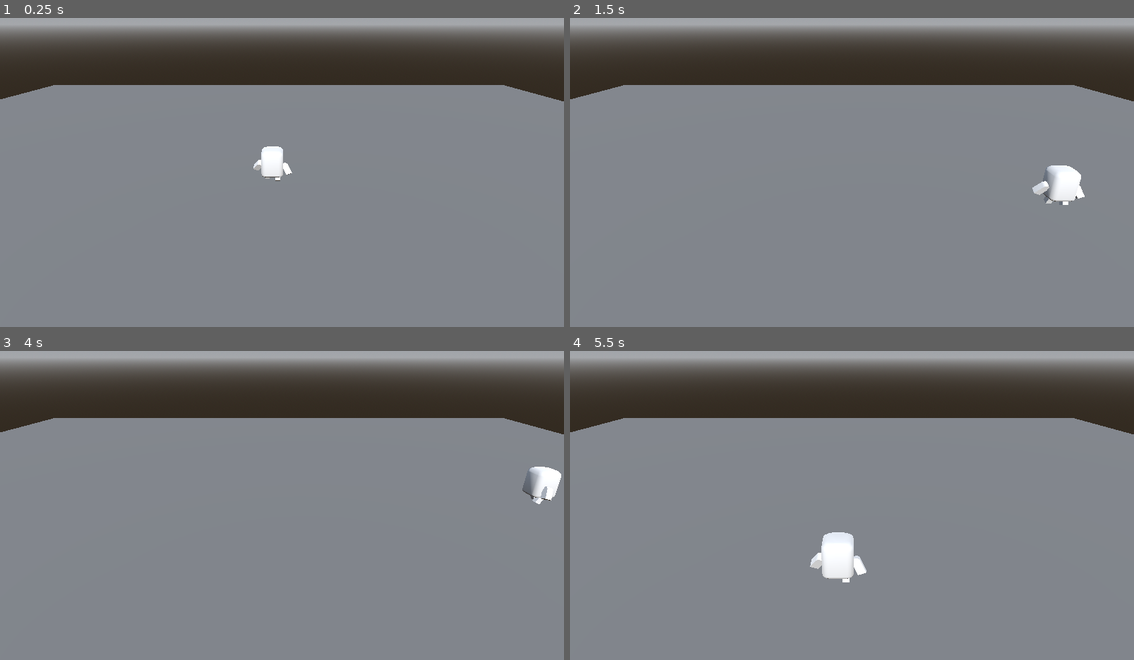
Above: before the commit, frames 1-4 (two rows, left to right).
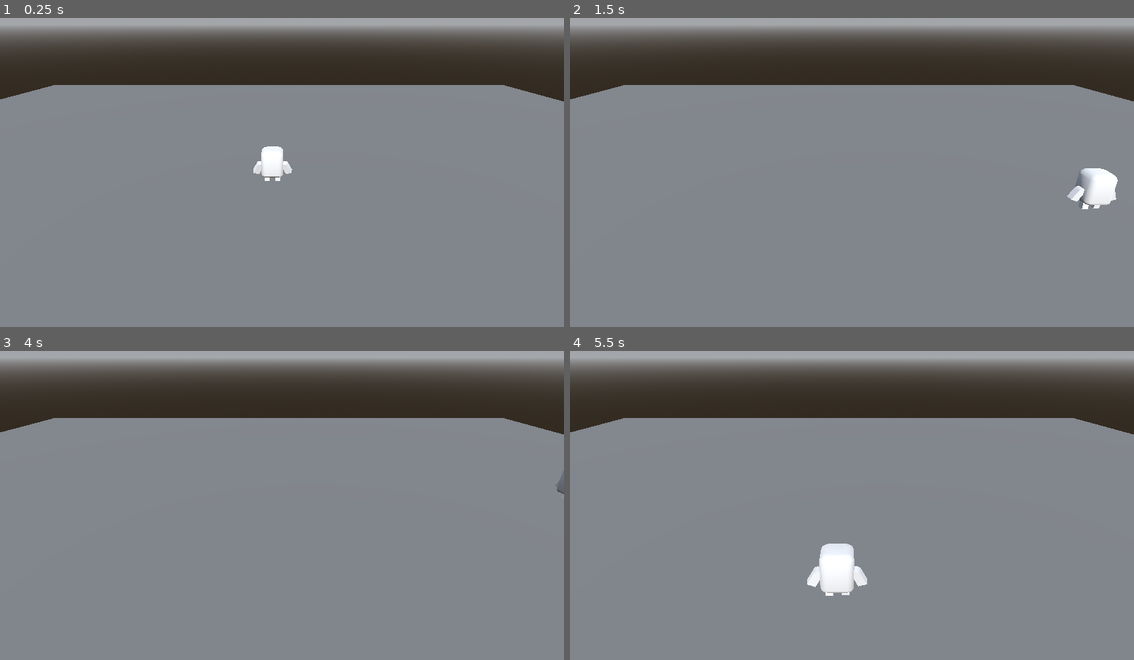
Above: after the commit, the same moments.

Repository: AirmanCS/GoGodotJam4
Game: Godot game, scene res://scenes/main_scene.tscn
The game is run twice, just before and just after one commit, with the same random seed, the same clock (stepped at 60 frames per second) and the same inputs.
Inputs:
- Up to frame 1 (0.25 s): no input
- Up to frame 2 (1.5 s): tap Enter (ui_accept) at 0.5, 0.77 s; hold Right (ui_right) 0.53-1.28 s; hold Down (ui_down) from 1.28 s (still down)
- Up to frame 3 (4 s): tap Enter (ui_accept) at 1.52, 2.75, 3.02, 3.5, 3.77 s; release Down (ui_down) at 2.03 s; hold Right (ui_right) 2.03-2.78 s; hold Up (ui_up) 2.78-3.53 s; hold Left (ui_left) from 3.53 s (still down)
- Up to frame 4 (5.5 s): tap Enter (ui_accept) at 4.52 s; release Left (ui_left) at 5.03 s; hold Down (ui_down) from 5.03 s (still down)

The runs differ from the first frame. In frame 1, 0.1% of the frame differs, in the area x 44-52%, y 45-53%; in frame 2, 1.4%, in the area x 81-98%, y 47-62%; in frame 3, 0.6%; in frame 4, 1.0%.

Commit message:
personaje controles smooth

Diff:
--- a/assets/scripts/player.gd
+++ b/assets/scripts/player.gd
@@ -1,10 +1,11 @@
 extends CharacterBody3D
 
+const SMOOTH_SPEED = 22
 
 @export var SPEED = 5.0
 @export var JUMP_VELOCITY = 4.5
 
-@onready var animation_player: AnimationPlayer = $visuals/MainCharacter/AnimationPlayer
+@onready var animation_player: AnimationPlayer = $visuals/main_character/AnimationPlayer
 @onready var visuals: Node3D = $visuals
 
 
@@ -34,7 +35,8 @@
 		velocity.x = direction.x * SPEED
 		velocity.z = direction.z * SPEED
 
-		visuals.look_at(position - direction)
+		_orient_visuals(direction, delta)
+#		visuals.look_at(direction + position)
 
 		if !walking:
 			walking = true
@@ -49,3 +51,10 @@
 			animation_player.play("Idle")
 
 	move_and_slide()
+
+func _orient_visuals(direction, delta):
+	#Rotates Character to look at front in the direction of the camera
+	#Main function is the looking at that works with 3D transfroms, then I use a second
+	#line to avoid changing rotations too fast
+	var alignment: Transform3D = visuals.transform.looking_at(-direction, Vector3.UP)
+	visuals.transform = visuals.transform.interpolate_with(alignment, delta * SMOOTH_SPEED)
--- a/scenes/player.tscn
+++ b/scenes/player.tscn
@@ -6,10 +6,10 @@
 radius = 0.82
 height = 2.15
 
-[sub_resource type="StandardMaterial3D" id="StandardMaterial3D_3wsbt"]
-
-[sub_resource type="ArrayMesh" id="ArrayMesh_23ym6"]
-resource_name = "MainCharacter_Cube"
+[sub_resource type="StandardMaterial3D" id="StandardMaterial3D_1patf"]
+
+[sub_resource type="ArrayMesh" id="ArrayMesh_o81ph"]
+resource_name = "main_character_Cube"
 _surfaces = [{
 "aabb": AABB(-1.17933, -0.013163, -0.647778, 2.35866, 1.99751, 1.29556),
 "attribute_data": PackedByteArray(0, 0, 0, 62, 2, 0, 128, 62, 226, 139, 226, 62, 0, 0, 0, 0, 228, 139, 226, 62, 0, 0, 1 …(11901 unchanged characters)…
@@ -109,9 +109,9 @@
 tracks/7/loop_wrap = true
 tracks/7/keys = PackedFloat32Array(0, 1, -3.35258e-07, 0, 1, 4.43083e-14)
 
-[sub_resource type="Animation" id="Animation_tyk3g"]
+[sub_resource type="Animation" id="Animation_3nkw2"]
 resource_name = "Run_loop"
-length = 0.5
+length = 0.25
 loop_mode = 1
 tracks/0/type = "position_3d"
 tracks/0/imported = true
@@ -119,7 +119,7 @@
 tracks/0/path = NodePath("Armature/Skeleton3D:Root")
 tracks/0/interp = 1
 tracks/0/loop_wrap = true
-tracks/0/keys = PackedFloat32Array(0, 1, 0, -0.417919, 0, 0.0333333, 1, 0, -0.405924, 0, 0.0666667, 1, 0, -0.386218, 0, 0.1, 1, 0, -0.369082, 0, 0.133333, 1, 0, -0.363085, 0, 0.166667, 1, 0, -0.37508, 0, 0.2, 1, 0, -0.397356, 0, 0.233333, 1, 0, -0.411922, 0, 0.266667, 1, 0, -0.413255, 0, 0.3, 1, 0, -0.401928, 0, 0.333333, 1, 0, -0.384605, 0, 0.366667, 1, 0, -0.375277, 0, 0.4, 1, 0, -0.379941, 0, 0.433333, 1, 0, -0.393267, 0, 0.466667, 1, 0, -0.408591, 0, 0.5, 1, 0, -0.417919, 0)
+tracks/0/keys = PackedFloat32Array(0, 1, 0, -0.417919, 0, 0.0666667, 1, 0, -0.371653, 0, 0.1, 1, 0, -0.383219, 0, 0.133333, 1, 0, -0.413422, 0, 0.2, 1, 0, -0.377442, 0, 0.233333, 1, 0, -0.399929, 0, 0.25, 1, 0, -0.417919, 0)
 tracks/1/type = "position_3d"
 tracks/1/imported = true
 tracks/1/enabled = true
@@ -133,7 +133,7 @@
 tracks/2/path = NodePath("Armature/Skeleton3D:R_Arm")
 tracks/2/interp = 1
 tracks/2/loop_wrap = true
-tracks/2/keys = PackedFloat32Array(0, 1, -0.894227, -0.289972, -0.135765, 0.312798, 0.0333333, 1, -0.904527, -0.258628, -0.136931, 0.310149, 0.0666667, 1, -0.923612, -0.189007, -0.138959, 0.303161, 0.1, 1, -0.941994, -0.091055, -0.140558, 0.290862, 0.166667, 1, -0.948131, 0.135459, -0.138868, 0.251822, 0.2, 1, -0.937555, 0.218522, -0.136349, 0.233769, 0.233333, 1, -0.928978, 0.26273, -0.134571, 0.223302, 0.266667, 1, -0.928978, 0.26273, -0.134571, 0.223302, 0.3, 1, -0.937555, 0.218522, -0.136349, 0.233769, 0.333333, 1, -0.948131, 0.135459, -0.138868, 0.251822, 0.4, 1, -0.941994, -0.091055, -0.140558, 0.290862, 0.433333, 1, -0.923612, -0.189008, -0.138959, 0.303161, 0.466667, 1, -0.904527, -0.258628, -0.136931, 0.310149, 0.5, 1, -0.894227, -0.289972, -0.135765, 0.312798)
+tracks/2/keys = PackedFloat32Array(0, 1, -0.894227, -0.289972, -0.135765, 0.312798, 0.0333333, 1, -0.926553, -0.176275, -0.139248, 0.301723, 0.0666667, 1, -0.951371, 0.0223502, -0.140645, 0.273153, 0.1, 1, -0.941536, 0.19318, -0.137229, 0.239497, 0.133333, 1, -0.931618, 0.250219, -0.135106, 0.226326, 0.166667, 1, -0.948131, 0.135459, -0.138868, 0.251822, 0.2, 1, -0.941994, -0.091055, -0.140558, 0.290862, 0.233333, 1, -0.911999, -0.233535, -0.13775, 0.307804, 0.25, 1, -0.894227, -0.289972, -0.135765, 0.312798)
 tracks/3/type = "position_3d"
 tracks/3/imported = true
 tracks/3/enabled = true
@@ -147,21 +147,21 @@
 tracks/4/path = NodePath("Armature/Skeleton3D:L_Arm")
 tracks/4/interp = 1
 tracks/4/loop_wrap = true
-tracks/4/keys = PackedFloat32Array(0, 1, 0.196334, 0.207817, 0.926936, 0.243013, 0.0333333, 1, 0.190076, 0.213555, 0.933744, 0.215379, 0.0666667, 1, 0.175881, 0.22539, 0.945708, 0.1546, 0.1, 1, 0.155135, 0.240141, 0.955711, 0.0698655, 0.133333, 1, -0.12992, -0.254668, -0.957863, 0.027649, 0.166667, 1, -0.103358, -0.266555, -0.95009, 0.124877, 0.2, 1, -0.0827374, -0.273659, -0.937806, 0.196942, 0.233333, 1, -0.0713535, -0.276845, -0.928862, 0.235543, 0.266667, 1, -0.0713535, -0.276845, -0.928862, 0.235543, 0.3, 1, -0.0827375, -0.273659, -0.937806, 0.196942, 0.333333, 1, -0.103358, -0.266555, -0.95009, 0.124877, 0.4, 1, -0.155135, -0.240141, -0.955711, -0.0698656, 0.433333, 1, 0.175881, 0.22539, 0.945708, 0.1546, 0.466667, 1, 0.190076, 0.213555, 0.933744, 0.215379, 0.5, 1, 0.196334, 0.207817, 0.926936, 0.243013)
+tracks/4/keys = PackedFloat32Array(0, 1, 0.196334, 0.207817, 0.926936, 0.243013, 0.0333333, 1, 0.173243, 0.227424, 0.947445, 0.143571, 0.0666667, 1, 0.12992, 0.254668, 0.957863, -0.027649, 0.1, 1, -0.0890915, -0.271657, -0.94214, 0.175036, 0.133333, 1, -0.0745743, -0.275995, -0.931544, 0.224704, 0.166667, 1, -0.103358, -0.266555, -0.95009, 0.124877, 0.2, 1, -0.155135, -0.240141, -0.955711, -0.0698656, 0.233333, 1, 0.185048, 0.217926, 0.938509, 0.193564, 0.25, 1, 0.196334, 0.207817, 0.926936, 0.243013)
 tracks/5/type = "rotation_3d"
 tracks/5/imported = true
 tracks/5/enabled = true
 tracks/5/path = NodePath("Armature/Skeleton3D:R_Leg")
 tracks/5/interp = 1
 tracks/5/loop_wrap = true
-tracks/5/keys = PackedFloat32Array(0, 1, 0.945866, 0.324557, 4.52573e-07, 2.30761e-07, 0.0333333, 1, 0.957528, 0.288339, 4.52838e-07, 2.1617e-07, 0.0666667, 1, 0.97841, 0.206671, 4.51089e-07, 1.8275e-07, 0.1, 1, 0.995917, 0.0902772, 4.43288e-07, 1.33955e-07, 0.166667, 1, 0.983629, -0.180206, 4.02219e-07, 1.55169e-08, 0.2, 1, 0.960795, -0.277259, 3.79502e-07, -2.8734e-08, 0.233333, 1, -0.944603, 0.328216, -3.65754e-07, 9.18513e-09, 0.266667, 1, 0.944603, -0.328216, 3.65754e-07, 2.00603e-08, 0.3, 1, 0.960795, -0.277259, 3.79502e-07, 4.48863e-08, 0.333333, 1, 0.983629, -0.180206, 4.02219e-07, 9.07962e-08, 0.4, 1, 0.995917, 0.0902773, 4.43288e-07, 2.09936e-07, 0.433333, 1, 0.97841, 0.206671, 4.51089e-07, 2.57293e-07, 0.466667, 1, 0.957528, 0.288339, 4.52838e-07, 2.7465e-07, 0.5, 1, 0.945866, 0.324557, 4.52573e-07, 2.30761e-07)
+tracks/5/keys = PackedFloat32Array(0, 1, 0.945866, 0.324557, 4.52573e-07, 2.30761e-07, 0.0333333, 1, 0.981482, 0.191557, 4.50421e-07, 1.7649e-07, 0.0666667, 1, 0.99897, -0.0453824, 4.26682e-07, 7.54302e-08, 0.1, 1, 0.968889, -0.247495, 3.86942e-07, 1.38424e-08, 0.133333, 1, 0.949552, -0.313609, 3.69829e-07, 2.72297e-08, 0.166667, 1, 0.983629, -0.180206, 4.02219e-07, 9.07962e-08, 0.2, 1, 0.995917, 0.0902773, 4.43288e-07, 2.09936e-07, 0.233333, 1, 0.965966, 0.25867, 4.52571e-07, 2.34347e-07, 0.25, 1, 0.945866, 0.324557, 4.52573e-07, 2.30761e-07)
 tracks/6/type = "rotation_3d"
 tracks/6/imported = true
 tracks/6/enabled = true
 tracks/6/path = NodePath("Armature/Skeleton3D:L_Leg")
 tracks/6/interp = 1
 tracks/6/loop_wrap = true
-tracks/6/keys = PackedFloat32Array(0, 1, -3.17558e-07, -1.35856e-07, 0.947203, 0.320636, 0.0333333, 1, -3.21403e-07, -1.24106e-07, 0.958672, 0.284512, 0.0666667, 1, -3.2827e-07, -9.74666e-08, 0.979155, 0.203113, 0.1, 1, -3.33982e-07, -5.9164e-08, 0.996192, 0.0871898, 0.133333, 1, 3.34875e-07, 1.40324e-08, -0.998855, 0.0478371, 0.166667, 1, 3.2966e-07, -3.13551e-08, -0.9833, 0.181991, 0.2, 1, 3.21986e-07, -6.43885e-08, -0.96041, 0.27859, 0.233333, 1, 3.16557e-07, -1.17309e-07, -0.944219, 0.329319, 0.266667, 1, 3.16557e-07, -1.41313e-07, -0.944219, 0.329319, 0.3, 1, 3.21986e-07, -1.2481e-07, -0.96041, 0.27859, 0.333333, 1, 3.2966e-07, -9.3126e-08, -0.9833, 0.181991, 0.4, 1, 3.33982e-07, -3.17729e-09, -0.996192, -0.0871898, 0.433333, 1, -3.2827e-07, -3.62949e-08, 0.979155, 0.203113, 0.466667, 1, -3.21403e-07, -7.61067e-08, 0.958672, 0.284512, 0.5, 1, -3.17558e-07, -1.35856e-07, 0.947203, 0.320636)
+tracks/6/keys = PackedFloat32Array(0, 1, -3.17558e-07, -1.35856e-07, 0.947203, 0.320636, 0.0333333, 1, -3.29277e-07, -9.25156e-08, 0.982158, 0.188057, 0.0666667, 1, -3.34875e-07, -1.40324e-08, 0.998855, -0.0478371, 0.1, 1, 3.24701e-07, -7.79521e-08, -0.96851, 0.248973, 0.133333, 1, 3.18215e-07, -1.36595e-07, -0.949163, 0.314784, 0.166667, 1, 3.2966e-07, -9.3126e-08, -0.9833, 0.181991, 0.2, 1, 3.33982e-07, -3.17729e-09, -0.996192, -0.0871898, 0.233333, 1, -3.2418e-07, -8.96448e-08, 0.966955, 0.254946, 0.25, 1, -3.17558e-07, -1.35856e-07, 0.947203, 0.320636)
 tracks/7/type = "position_3d"
 tracks/7/imported = true
 tracks/7/enabled = true
@@ -170,15 +170,15 @@
 tracks/7/loop_wrap = true
 tracks/7/keys = PackedFloat32Array(0, 1, 0, 0.417919, 0)
 
-[sub_resource type="AnimationLibrary" id="AnimationLibrary_dgor1"]
+[sub_resource type="AnimationLibrary" id="AnimationLibrary_6dqyj"]
 _data = {
-"Idle": SubResource("Animation_bp4rn"),
-"Run": SubResource("Animation_tyk3g")
+"Idle": SubResource("Animation_lg071"),
+"Run": SubResource("Animation_3nkw2")
 }
 
 [node name="Player" type="CharacterBody3D"]
 script = ExtResource("1_w0ls6")
-SPEED = 15.0
+SPEED = 17.0
 
 [node name="CollisionShape3D" type="CollisionShape3D" parent="."]
 transform = Transform3D(1, 0, 0, 0, 1, 0, 0, 0, 1, 0, 1.075, 0)
@@ -186,12 +186,12 @@
 
 [node name="visuals" type="Node3D" parent="."]
 
-[node name="MainCharacter" type="Node3D" parent="visuals"]
-
-[node name="Armature" type="Node3D" parent="visuals/MainCharacter"]
+[node name="main_character" type="Node3D" parent="visuals"]
+
+[node name="Armature" type="Node3D" parent="visuals/main_character"]
 transform = Transform3D(1, 0, 0, 0, 1, 0, 0, 0, 1, 0, 0.417919, 0)
 
-[node name="Skeleton3D" type="Skeleton3D" parent="visuals/MainCharacter/Armature"]
+[node name="Skeleton3D" type="Skeleton3D" parent="visuals/main_character/Armature"]
 bones/0/name = "Root"
 bones/0/parent = -1
 bones/0/rest = Transform3D(-7.15256e-07, 0, 1, 0, 1, 0, -1, 0, -7.15256e-07, 0, -0.417919, 0)
@@ -211,37 +211,37 @@
 bones/2/rest = Transform3D(0.975808, 0.204332, 0.0777655, 0.138428, -0.852752, 0.503638, 0.169224, -0.480689, -0.860408, -0.0874638, 0.717636, -0.630174)
 bones/2/enabled = true
 bones/2/position = Vector3(-0.0874638, 0.717636, -0.630174)
-bones/2/rotation = Quaternion(0.894227, 0.289972, 0.135765, -0.312798)
+bones/2/rotation = Quaternion(0.960334, 0.0892293, 0.0642978, -0.256246)
 bones/2/scale = Vector3(1, 1, 1)
 bones/3/name = "L_Arm"
 bones/3/parent = 1
 bones/3/rest = Transform3D(-0.975808, 0.204332, 0.0777655, -0.138428, -0.852752, 0.503638, 0.169224, 0.480689, 0.860408, -0.0874639, 0.717636, 0.630174)
 bones/3/enabled = true
 bones/3/position = Vector3(-0.0874639, 0.717636, 0.630174)
-bones/3/rotation = Quaternion(0.196334, 0.207817, 0.926936, 0.243013)
+bones/3/rotation = Quaternion(0.0642978, 0.256246, 0.960334, -0.0892293)
 bones/3/scale = Vector3(1, 1, 1)
 bones/4/name = "R_Leg"
 bones/4/parent = 0
 bones/4/rest = Transform3D(1, -1.14485e-13, 8.66252e-07, 1.14485e-13, -1, -2.64323e-07, 8.66252e-07, 2.64323e-07, -1, -0.0260955, 0.468067, -0.319051)
 bones/4/enabled = true
 bones/4/position = Vector3(-0.0260955, 0.468067, -0.319051)
-bones/4/rotation = Quaternion(0.945866, 0.324557, 4.52573e-07, 2.30761e-07)
+bones/4/rotation = Quaternion(1, 0, 4.33126e-07, 1.32162e-07)
 bones/4/scale = Vector3(1, 1, 1)
 bones/5/name = "L_Leg"
 bones/5/parent = 0
 bones/5/rest = Transform3D(-1, -8.86166e-14, -6.70517e-07, 8.86166e-14, -1, 2.97095e-20, -6.70517e-07, -2.97095e-20, 1, -0.026096, 0.468067, 0.319051)
 bones/5/enabled = true
 bones/5/position = Vector3(-0.026096, 0.468067, 0.319051)
-bones/5/rotation = Quaternion(-3.17558e-07, -1.35856e-07, 0.947202, 0.320636)
+bones/5/rotation = Quaternion(-3.35258e-07, 0, 1, 4.43083e-14)
 bones/5/scale = Vector3(1, 1, 1)
 
-[node name="MainCharacter2" type="MeshInstance3D" parent="visuals/MainCharacter/Armature/Skeleton3D"]
-mesh = SubResource("ArrayMesh_23ym6")
-skin = SubResource("Skin_avsbh")
-
-[node name="AnimationPlayer" type="AnimationPlayer" parent="visuals/MainCharacter"]
+[node name="MainCharacter" type="MeshInstance3D" parent="visuals/main_character/Armature/Skeleton3D"]
+mesh = SubResource("ArrayMesh_o81ph")
+skin = SubResource("Skin_6jwj3")
+
+[node name="AnimationPlayer" type="AnimationPlayer" parent="visuals/main_character"]
 libraries = {
-"": SubResource("AnimationLibrary_dgor1")
+"": SubResource("AnimationLibrary_6dqyj")
 }
 
 [node name="RayCast3D" type="RayCast3D" parent="visuals"]
Binary file removed: assets/MainCharacter.glb
Binary file added: assets/main_character.glb
Not shown, changed: assets/main_character.glb.import
Not shown: 3 places in scenes/player.tscn that only renumber resources
